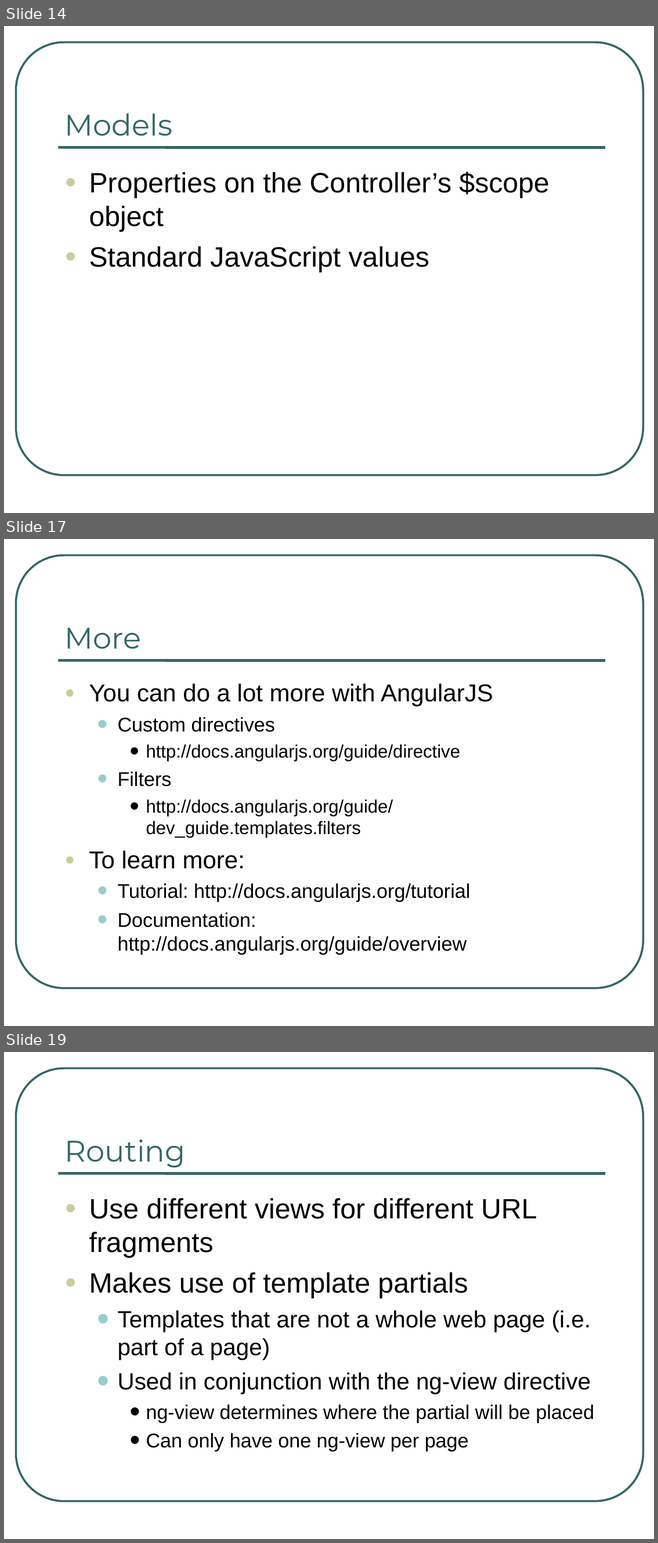
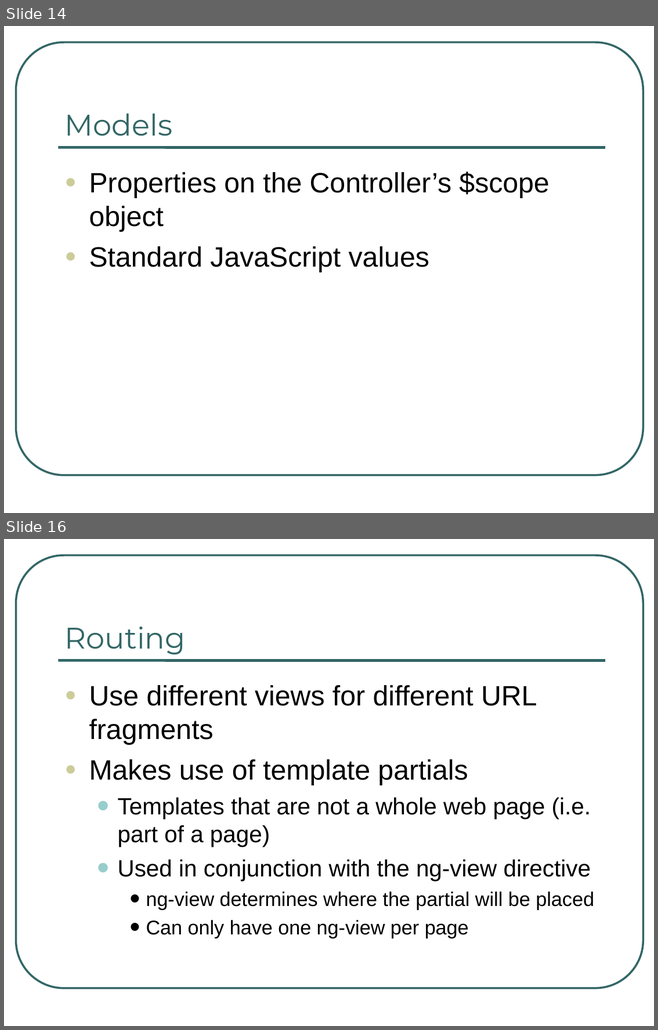
Before and after one commit to darlingtld/AngularJSTS, a slide deck: AngularJS_techshare.ppt. Shown one above the other, each under a label of ours: slides 14, 17 and 19 before the commit, slides 14 and 16 after it; the slides between them are not shown. The pictures are 658x1543 and 658x1030 pixels, drawn with LibreOffice and Linux fonts; fonts in the diff are those of the drawing. Boxes give left, top, right and bottom in pixels: in the first picture for what was removed or moved away, otherwise in the second. Text is boxed around its words. In the diff, an @@ line names an element or a change of style, - is before the commit and + after.

```diff
--- a/AngularJS_techshare.ppt
+++ b/AngularJS_techshare.ppt
@@ slide 17 removed at [4, 539, 654, 1026], background #FFFFFF; not listed: 2 template elements that a slide beside it also shows @@
@@ title removed at [65, 628, 141, 649] @@
-More
@@ text removed at [89, 683, 493, 955] @@
-● You can do a lot more with AngularJS
-  • Custom directives
-    • http://docs.angularjs.org/guide/directive
-  • Filters
-    • http://docs.angularjs.org/guide/dev_guide.templates.filters
-● To learn more:
-  • Tutorial: http://docs.angularjs.org/tutorial
-  • Documentation: http://docs.angularjs.org/guide/overview
@@ what was slide 19 is now slide 16 @@
```
Also in this commit, not shown: 3 slides changed, 3 slides added, 6 other slides removed, 3 other files.
